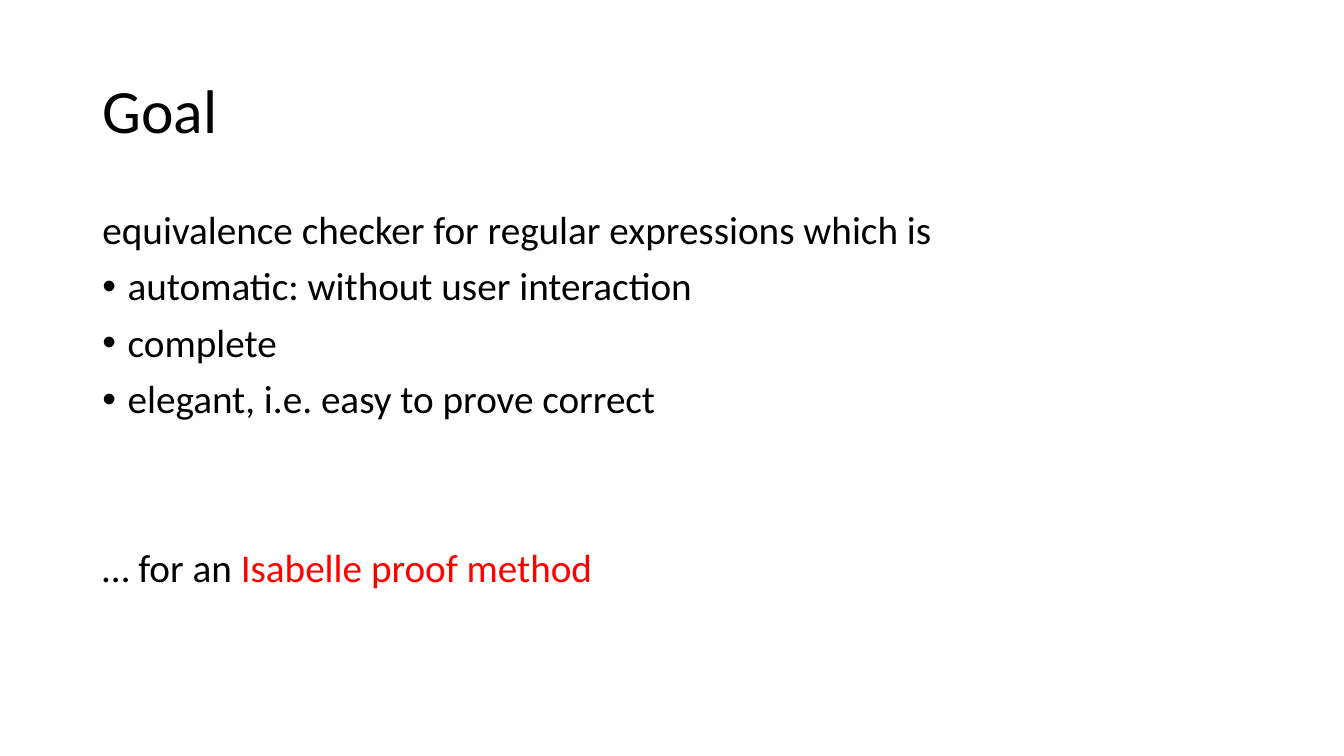
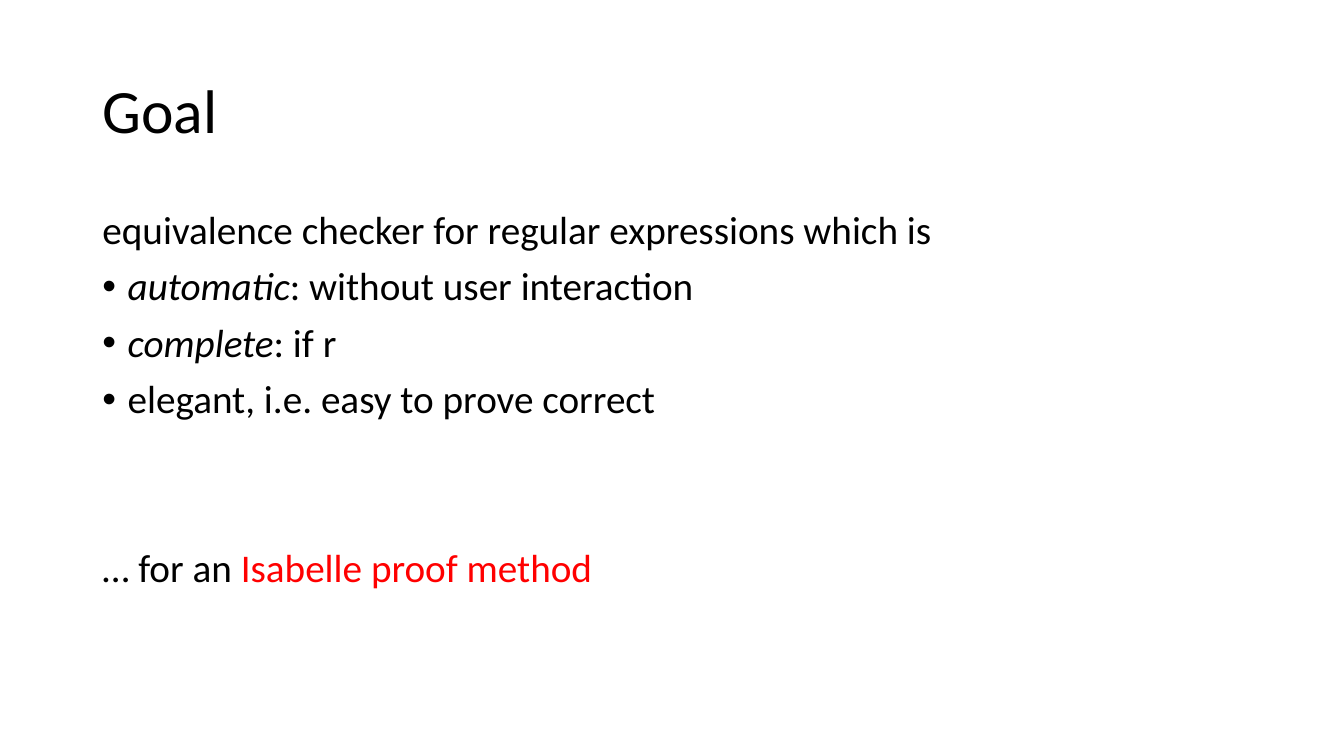
Before and after one commit to Helli/fds_seminar, a slide deck: slide 2 of slides.pptx. Drawn at 1344x756 pixels with LibreOffice and Linux fonts; fonts in the diff are those of the drawing. Boxes give left, top, right and bottom in pixels: in the first picture for what was removed or moved away, otherwise in the second. Text is boxed around its words. In the diff, an @@ line names an element or a change of style, - is before the commit and + after.

```diff
--- a/slides.pptx
+++ b/slides.pptx
@@ text at [128,272,694,301]: italic on in "automatic:" @@
@@ text at [128,329,337,364]: text changed; italic on @@
-• complete
+• complete: if r
```
Also in this commit, not shown: 8 other slides changed, 3 slides added, 2 slides removed.
